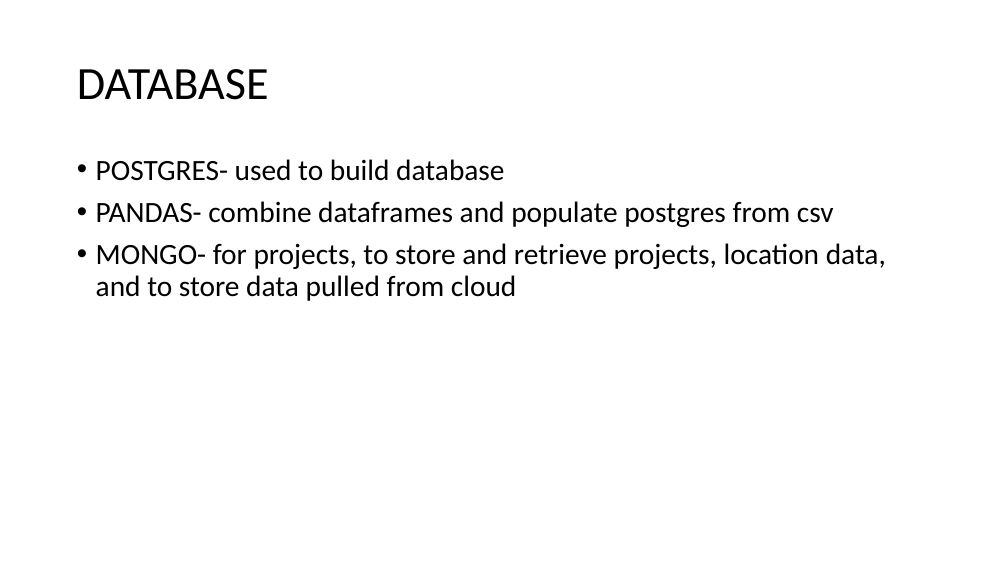
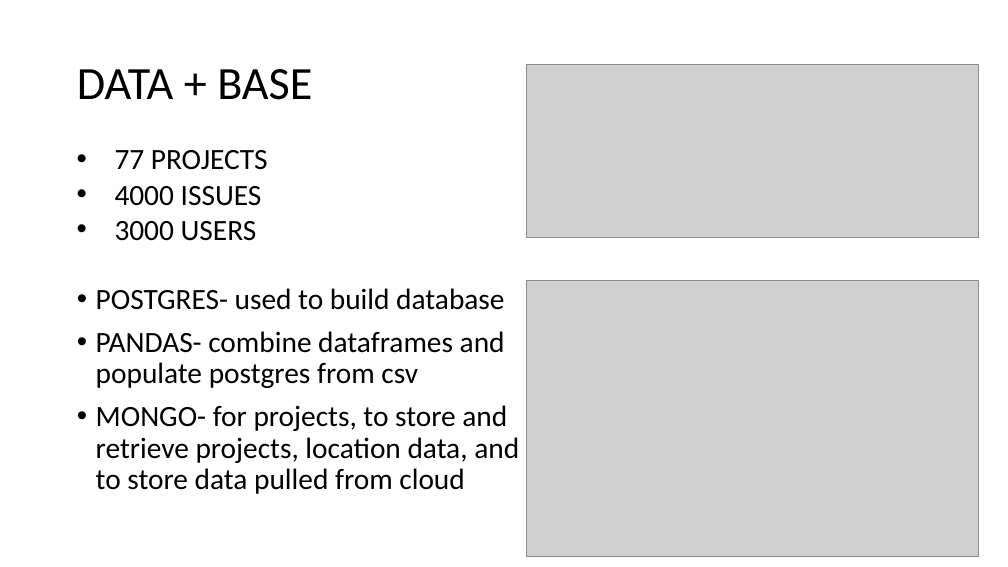
Before and after one commit to zigot1/PROJECT_02, a slide deck: slide 6 of PROJECT_02_R1.pptx (slide 7 before the commit). Drawn at 1008x567 pixels with LibreOffice and Linux fonts; fonts in the diff are those of the drawing; grey boxes stand for pictures; background and template pictures are left out. Boxes give left, top, right and bottom in pixels: in the first picture for what was removed or moved away, otherwise in the second. Text is boxed around its words. In the diff, an @@ line names an element or a change of style, - is before the commit and + after.

Commit message:
20200304
tZ_003

```diff
--- a/PROJECT_02_R1.pptx
+++ b/PROJECT_02_R1.pptx
@@ title at [77,69,312,100]: text changed @@
-DATABASE
+DATA + BASE
@@ picture added at [526,64,979,238] @@
@@ text added at [115,150,268,241], 28 pt, text #000000 @@
+• 77 PROJECTS
+• 4000 ISSUES
+• 3000 USERS
@@ text "POSTGRES- used to build database" rewrapped from [96,159,886,301] to [96,288,519,494] @@
@@ picture added at [526,281,979,557] @@
```
Also in this commit, not shown: 3 other slides changed, 1 slide added, 3 slides removed.
